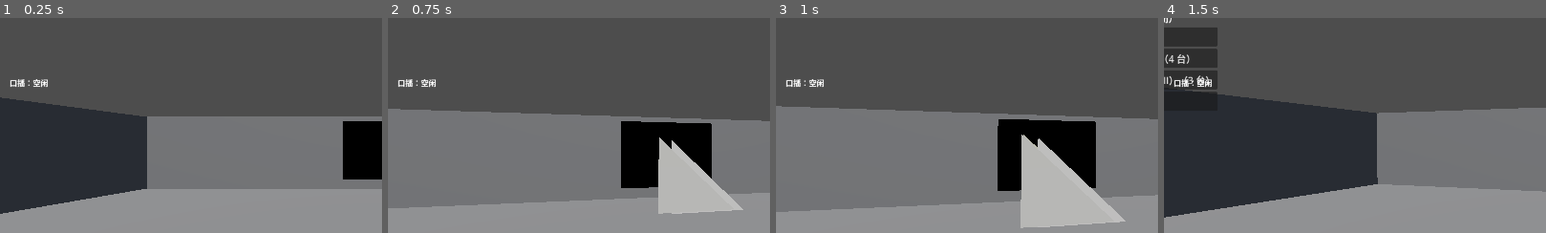
Above: before the commit, frames 1-4 (left to right).
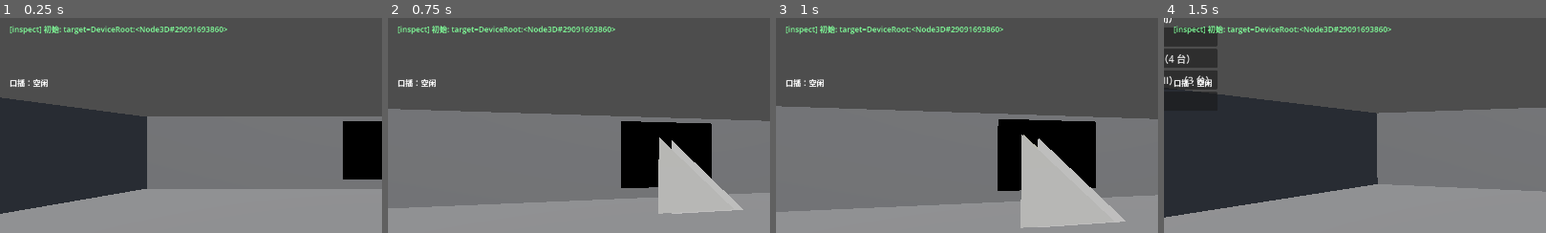
Above: after the commit, the same moments.

Repository: Luctw007/diorama-museum
Game: Godot game, scene res://scenes/main.tscn
Two runs of this game, one before a commit and one after it. Both use one fixed random seed, a clock stepped at 60 frames per second and the inputs below.
Inputs (mouse positions are % of the whole screen's width and height, from its top left):
- Up to frame 1 (0.25 s): no input
- Up to frame 2 (0.75 s): tap Enter at 0.5 s; move the mouse to (55, 50) at 0.52 s; hold W from 0.53 s (still down); hold R from 0.53 s (still down); click (55, 50) at 0.67 s
- Up to frame 3 (1 s): keep holding W; keep holding R; tap Space at 0.77 s
- Up to frame 4 (1.5 s): keep holding W; move the mouse to (45, 50) at 1.27 s; release R at 1.28 s; tap M at 1.35 s
The pictures show only the part of the screen within x 0-50%, y 20-70%; the shares and areas given below are measured in that part.

The runs differ from the first frame. In frame 1, 1.1% of the frame differs, in the area x 2-60%, y 3-8%; in frame 2, 1.1%; in frame 3, 1.1%; in frame 4, 1.1%.

Commit message:
fix(godot): RUN-08 诊断行 _ready 即写初始文本

Diff:
--- a/01/godot/scripts/inspect_controller.gd
+++ b/01/godot/scripts/inspect_controller.gd
@@ -295,6 +295,8 @@
 		_diag_label.position = Vector2(16, 150)
 		_diag_label.add_theme_font_size_override("font_size", 13)
 		_diag_label.add_theme_color_override("font_color", Color(0.5, 1.0, 0.6))
+		# 初始文本立即可见（不依赖 _process），target 异常也能定位
+		_diag_label.text = "[inspect] 初始: target=%s" % (str(target))
 		hud.add_child(_diag_label)
 	# 拆解入口布尔开关与 ExplodeController 状态同步（TASK-106B）
 	var explode := _explode_ref()
